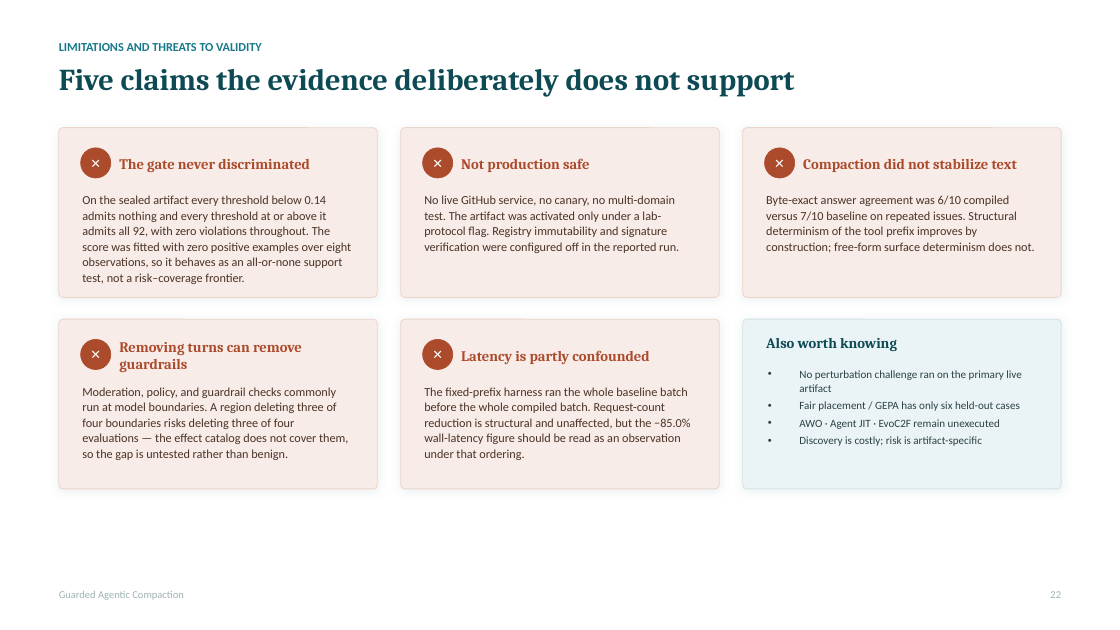
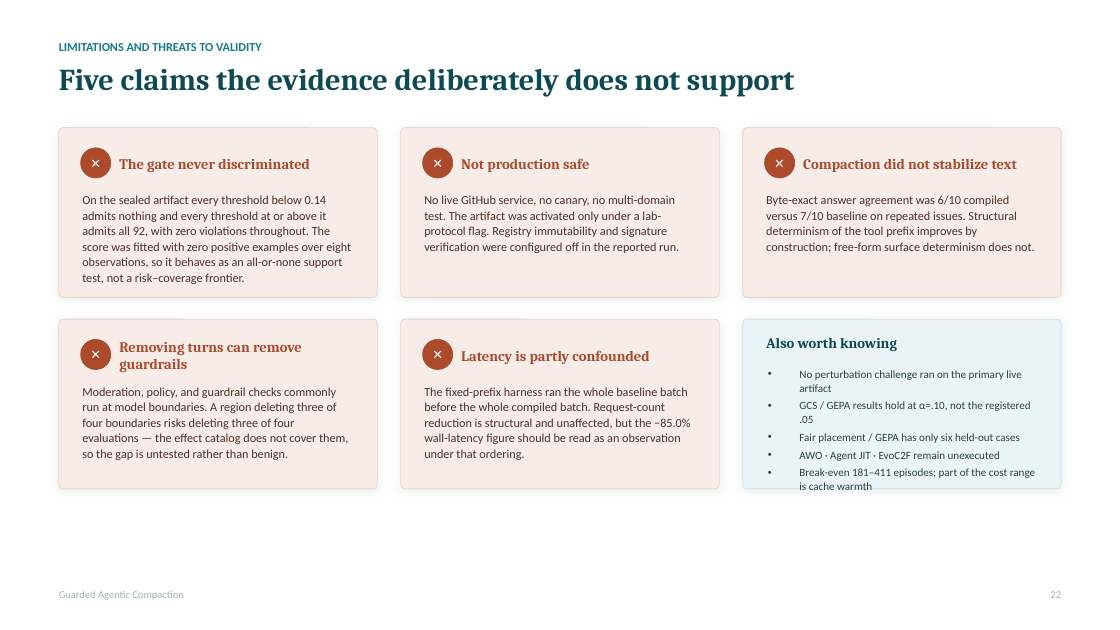
Before and after one commit to rrahimi-uci/guarded-agentic-compaction, a slide deck: slide 22 of paper/slides/compiling-recurrent-agent-workflows-into-guarded-programs-detailed.pptx. Drawn at 1120x630 pixels with LibreOffice and Linux fonts; fonts in the diff are those of the drawing. Boxes give left, top, right and bottom in pixels: in the first picture for what was removed or moved away, otherwise in the second. Text is boxed around its words. In the diff, an @@ line names an element or a change of style, - is before the commit and + after.

Commit message:
docs: refresh paper artifacts and review state

```diff
--- a/paper/slides/compiling-recurrent-agent-workflows-into-guarded-programs-detailed.pptx
+++ b/paper/slides/compiling-recurrent-agent-workflows-into-guarded-programs-detailed.pptx
@@ text at box(799, 401, 1030, 423): paragraph added @@
+• GCS / GEPA results hold at α=.10, not the registered .05
@@ text at box(799, 468, 1035, 490): text changed @@
-• Discovery is costly; risk is artifact-specific
+• Break-even 181–411 episodes; part of the cost range is cache warmth
```
Also in this commit, not shown: 3 other slides changed, 13 other files.
